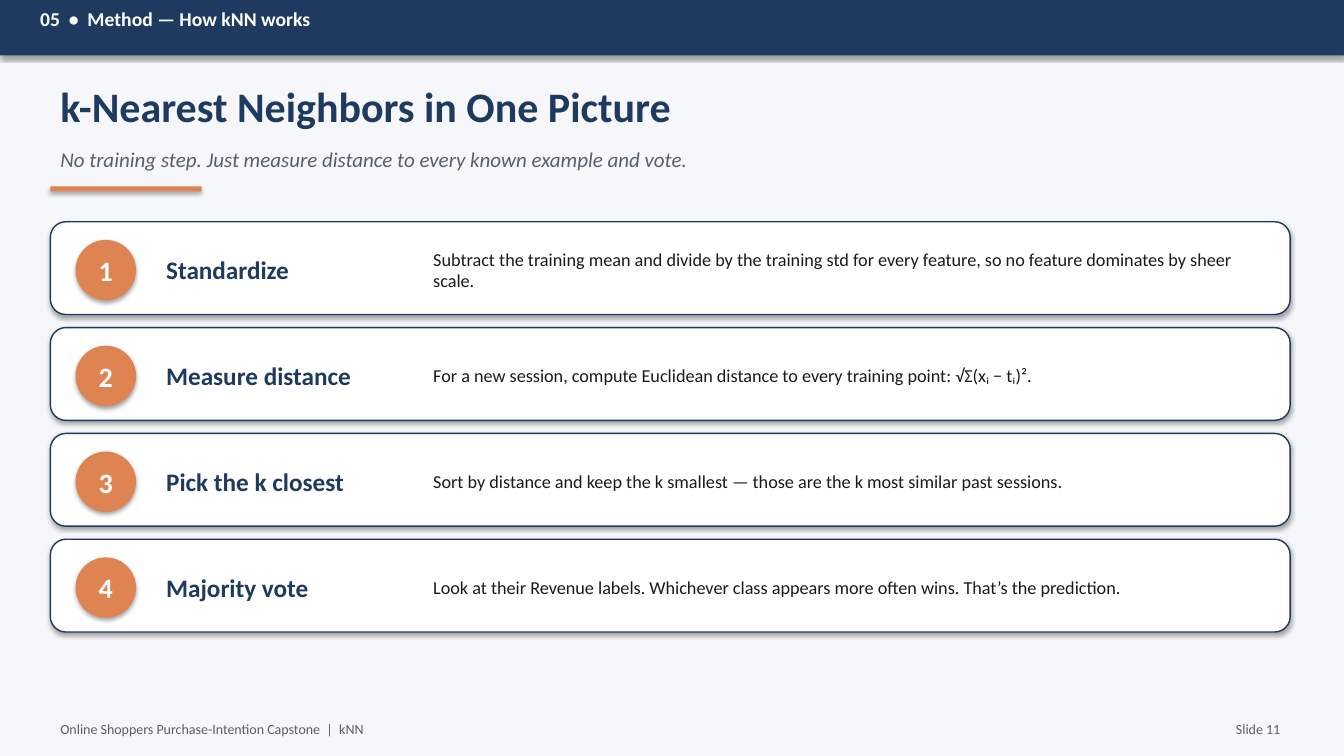
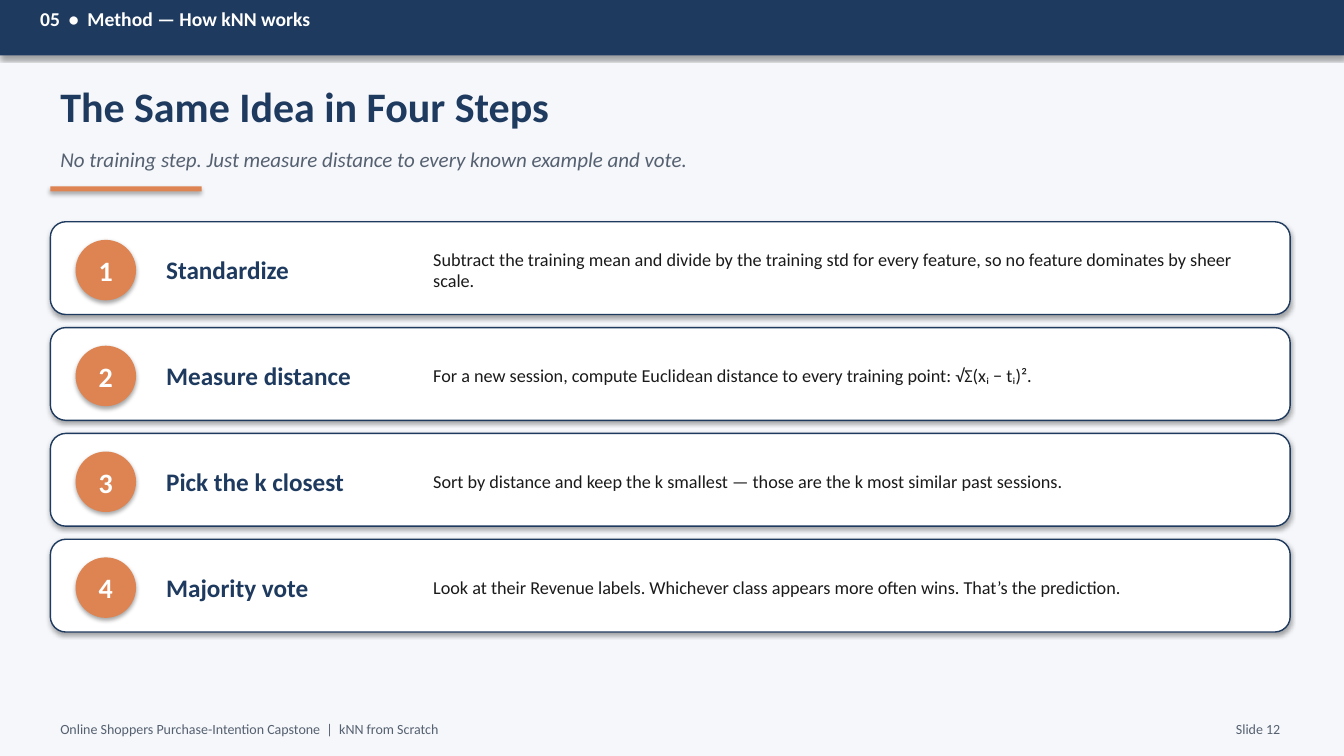
Before and after one commit to RodneeGlenMartin/Capstone-KNN-OnlineShoppers, a slide deck: slide 11 of Capstone_Presentation.pptx. Drawn at 1344x756 pixels with LibreOffice and Linux fonts; fonts in the diff are those of the drawing. Boxes give left, top, right and bottom in pixels: in the first picture for what was removed or moved away, otherwise in the second. Text is boxed around its words. In the diff, an @@ line names an element or a change of style, - is before the commit and + after.

Commit message:
Update capstone presentation and report
Replace updated Capstone_Presentation.pptx and Capstone_Report.docx with revised content and formatting for the final submission. These binary updates include edits to slides and the project report (content/structure/formatting improvements).

```diff
--- a/Capstone_Presentation.pptx
+++ b/Capstone_Presentation.pptx
@@ text at [60,92,549,129]: text changed @@
-k-Nearest Neighbors in One Picture
+The Same Idea in Four Steps
@@ text at [60,724,438,737]: text changed @@
-Online Shoppers Purchase-Intention Capstone | kNN
+Online Shoppers Purchase-Intention Capstone | kNN from Scratch
@@ text at [1236,724,1280,734]: text changed @@
-Slide 11
+Slide 12
```
Also in this commit, not shown: 20 other slides changed, 1 other file.
